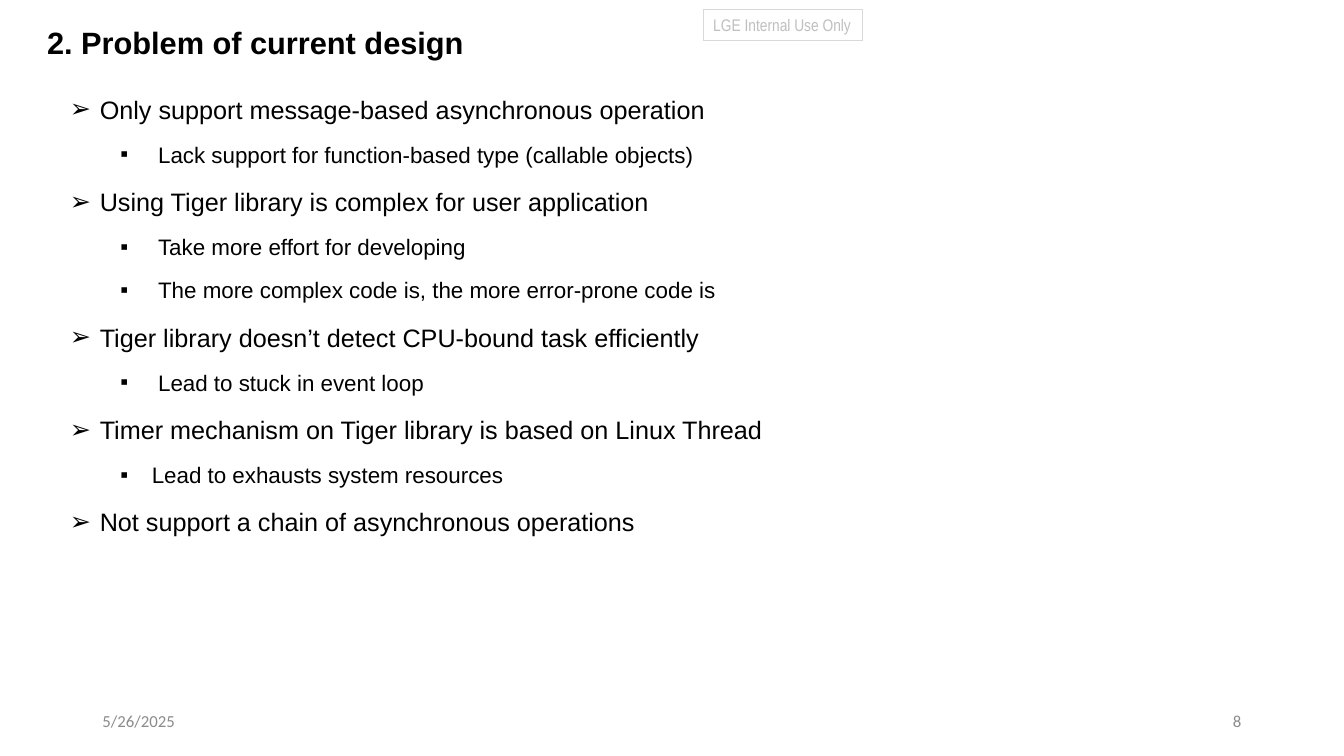
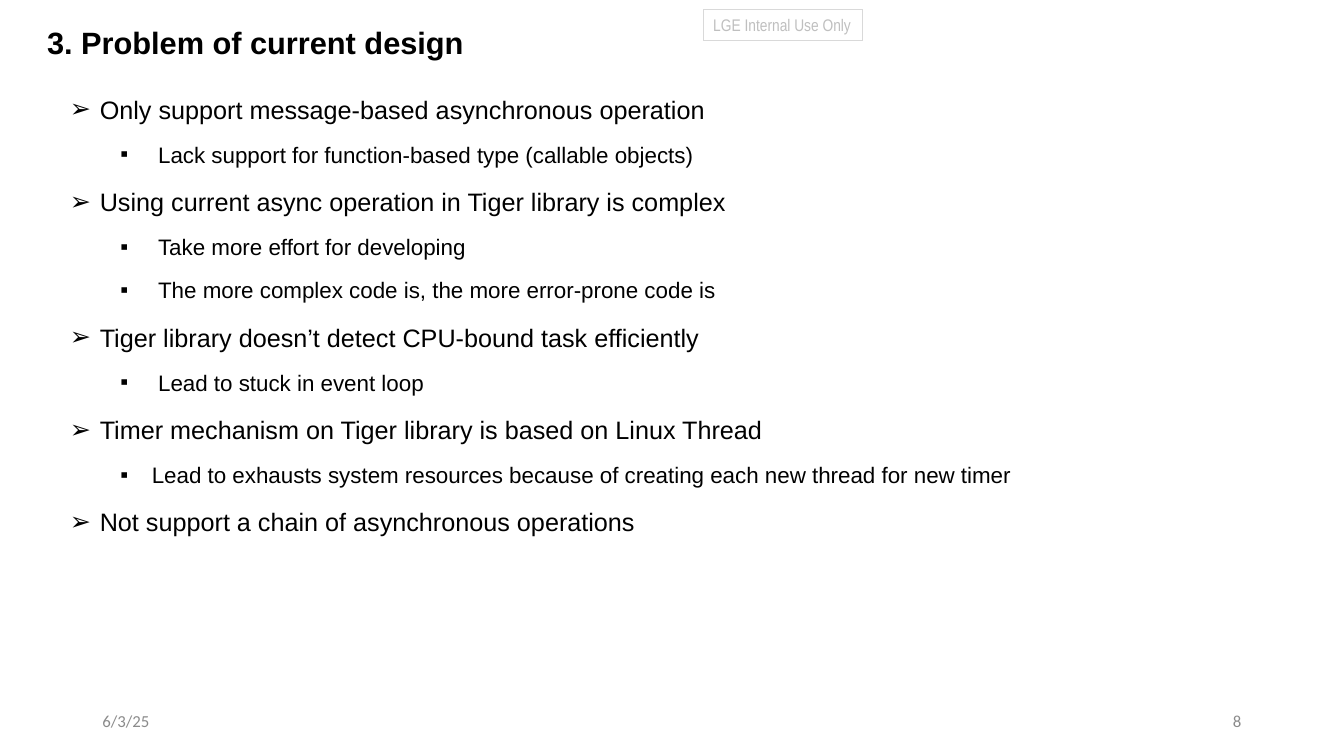
Before and after one commit to taikt/codefun, a slide deck: slide 8 of cpp/pattern/dispatcher_copilot/doc/sw_task.pptx. Drawn at 1344x756 pixels with LibreOffice and Linux fonts; fonts in the diff are those of the drawing. Boxes give left, top, right and bottom in pixels: in the first picture for what was removed or moved away, otherwise in the second. Text is boxed around its words. In the diff, an @@ line names an element or a change of style, - is before the commit and + after.

```diff
--- a/cpp/pattern/dispatcher_copilot/doc/sw_task.pptx
+++ b/cpp/pattern/dispatcher_copilot/doc/sw_task.pptx
@@ title at bbox=[47, 31, 463, 60]: text changed @@
-2. Problem of current design
+3. Problem of current design
@@ text at bbox=[100, 192, 726, 217]: text changed @@
-➢ Using Tiger library is complex for user application
+➢ Using current async operation in Tiger library is complex
@@ text at bbox=[152, 466, 1011, 488]: text changed @@
-  ▪ Lead to exhausts system resources
+  ▪ Lead to exhausts system resources because of creating each new thread for new timer
@@ text at bbox=[102, 715, 149, 728]: text changed @@
-5/26/2025
+6/3/25
```
Also in this commit, not shown: 15 other slides changed, 1 slide added.
